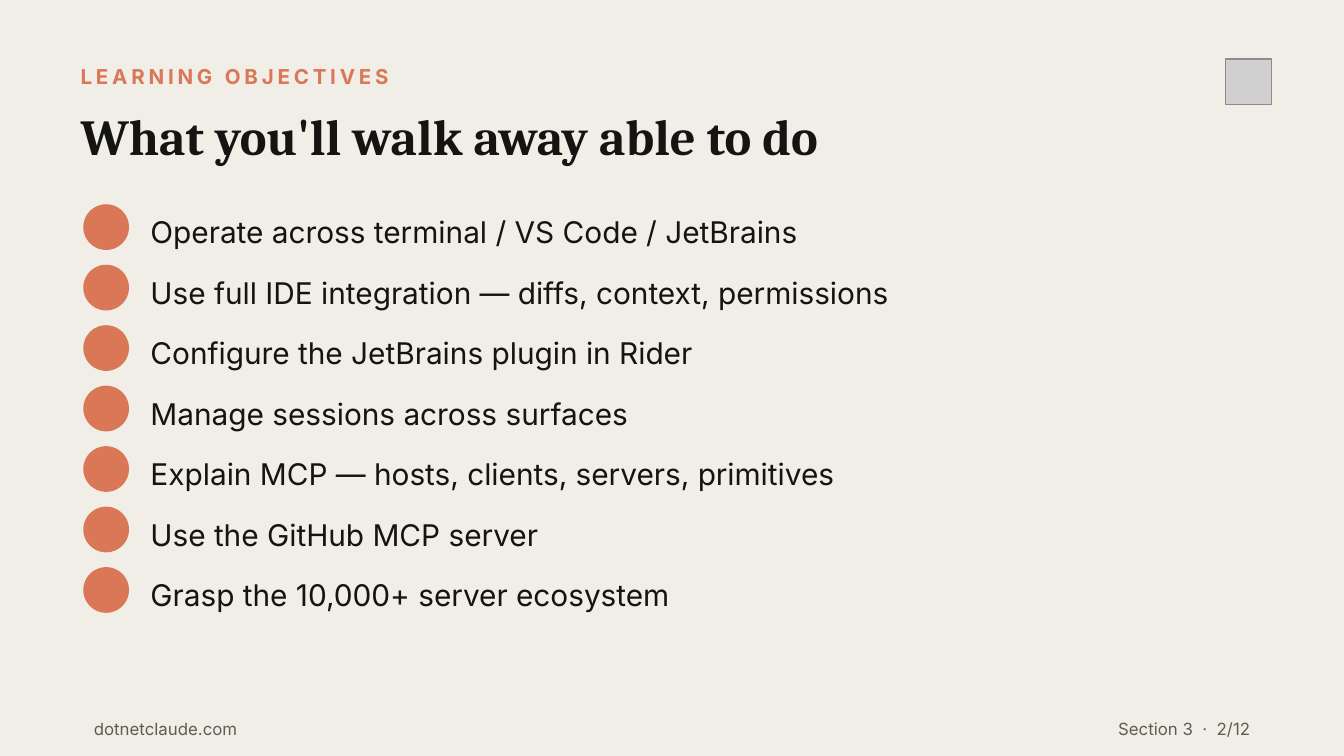
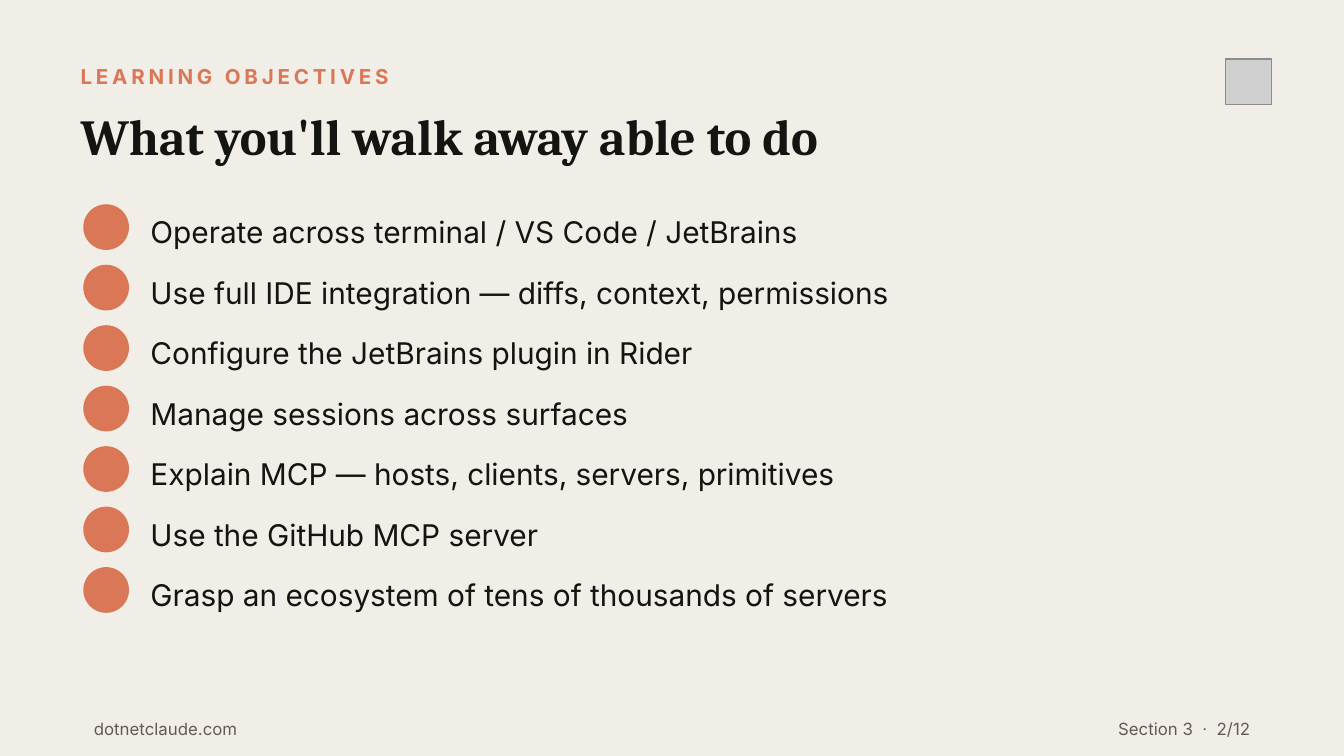
Before and after one commit to cwoodruff/dotnet-claude-workshop-content, a slide deck: slide 2 of decks/Day 1/Section3-IDE-Integration-MCP.pptx. Drawn at 1344x756 pixels with LibreOffice and Linux fonts; fonts in the diff are those of the drawing; grey boxes stand for pictures; background and template pictures are left out. Boxes give left, top, right and bottom in pixels: in the first picture for what was removed or moved away, otherwise in the second. Text is boxed around its words. In the diff, an @@ line names an element or a change of style, - is before the commit and + after.

```diff
--- a/decks/Day 1/Section3-IDE-Integration-MCP.pptx
+++ b/decks/Day 1/Section3-IDE-Integration-MCP.pptx
@@ text at [150,583,887,612]: text changed @@
-Grasp the 10,000+ server ecosystem
+Grasp an ecosystem of tens of thousands of servers
```
Also in this commit, not shown: 54 other files.
